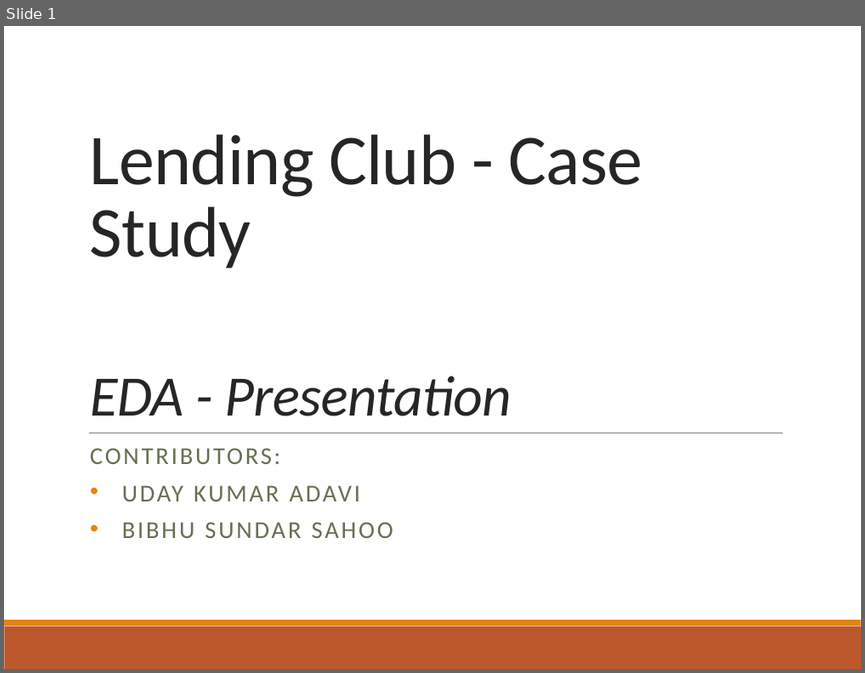
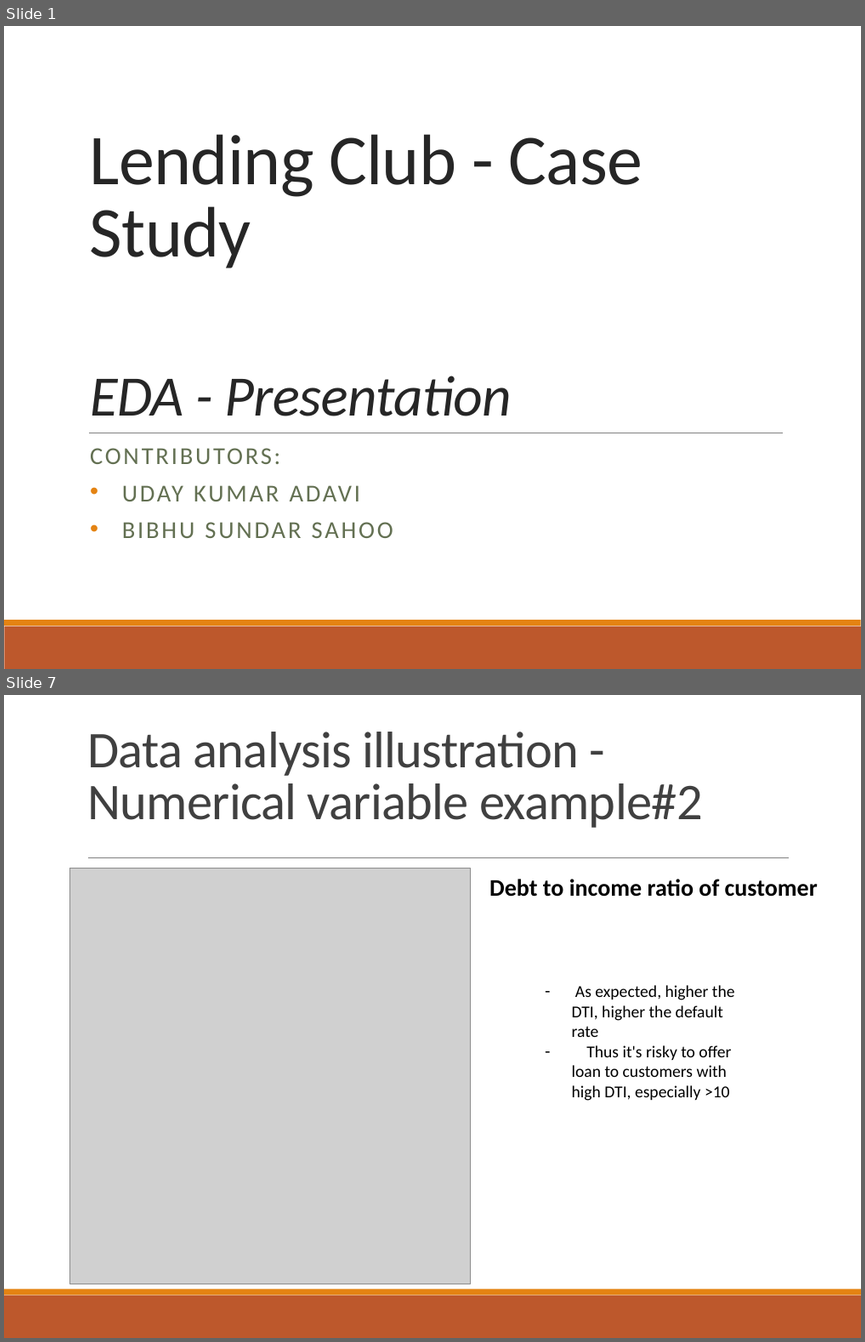
Before and after one commit to udaykadavi/LendingClubCaseStudy, a slide deck: Lending Club Case Study.pptx. Shown one above the other, each under a label of ours: slide 1 before the commit, slides 1 and 7 after it; the slides between them are not shown. The pictures are 865x673 and 865x1342 pixels, drawn with LibreOffice and Linux fonts; fonts in the diff are those of the drawing; grey boxes stand for pictures. Boxes give left, top, right and bottom in pixels: in the first picture for what was removed or moved away, otherwise in the second. Text is boxed around its words. In the diff, an @@ line names an element or a change of style, - is before the commit and + after.

```diff
--- a/Lending Club Case Study.pptx
+++ b/Lending Club Case Study.pptx
@@ slide 7 added at (4,695,861,1338), background #FFFFFF; not listed: 2 template elements that a slide beside it also shows @@
@@ title added at (87,732,702,828), 43.2 pt, text #404040 @@
+Data analysis illustration -
+Numerical variable example#2
@@ picture added at (70,868,471,1282) @@
@@ line added from (88, 858) to (788, 858), #808080 0.5 pt @@
@@ text added at (489,879,817,896), 20 pt, text #000000, bold @@
+Debt to income ratio of customer
@@ text added at (572,985,735,1100), 14 pt, text #000000 @@
+– As expected, higher the DTI, higher the default rate
+– Thus it's risky to offer loan to customers with high DTI, especially >10
```
Also in this commit, not shown: 4 slides changed, 6 other slides added, 3 slides removed, 3 other files.
